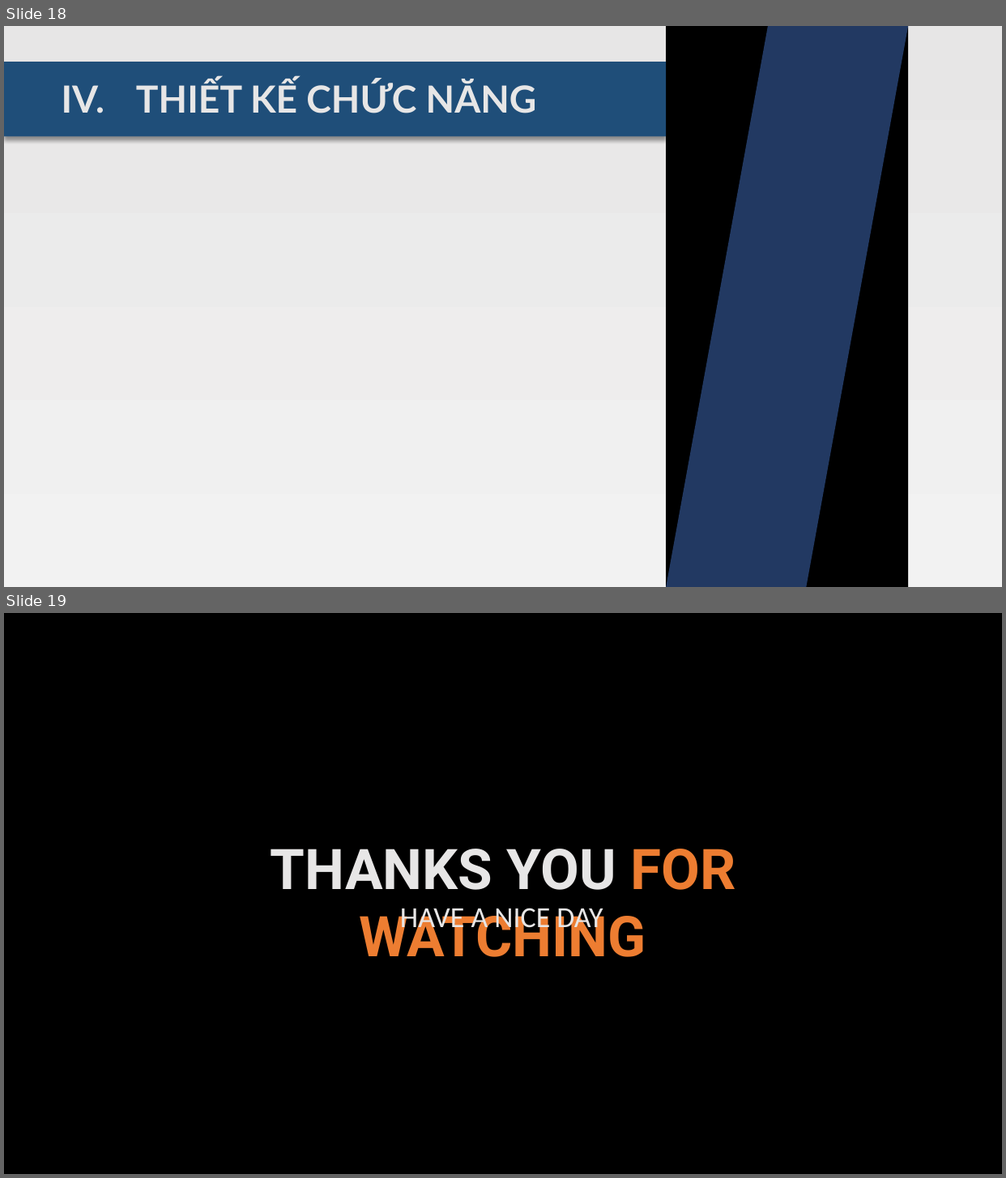
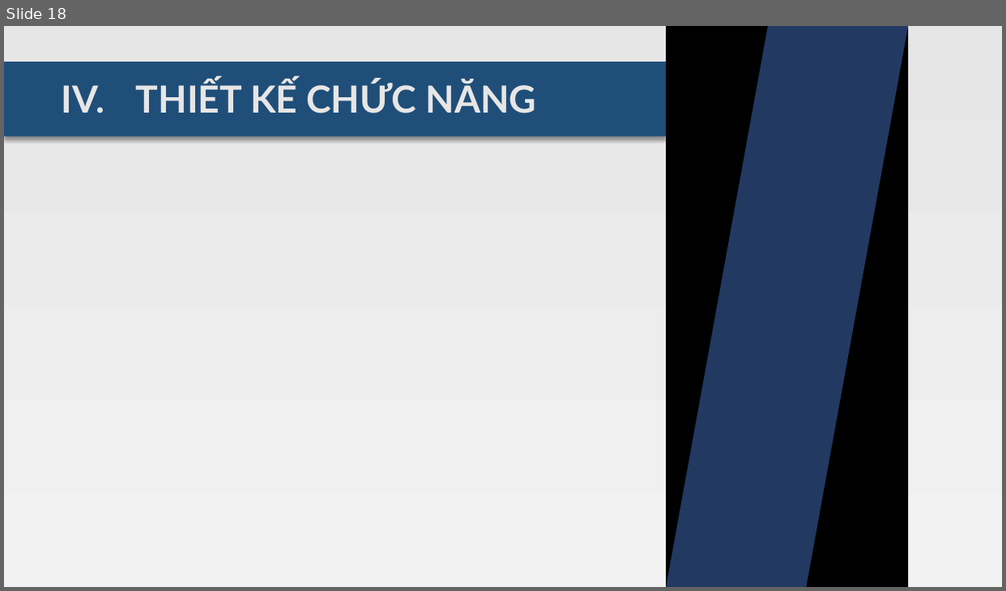
Before and after one commit to diennttlu/Graduation-Project, a slide deck: documents/implementations/slide.pptx. Shown one above the other, each under a label of ours: slides 18 and 19 before the commit, slide 18 after it. The pictures are 1006x1178 and 1006x591 pixels, drawn with LibreOffice and Linux fonts; fonts in the diff are those of the drawing. Boxes give left, top, right and bottom in pixels: in the first picture for what was removed or moved away, otherwise in the second. Text is boxed around its words. In the diff, an @@ line names an element or a change of style, - is before the commit and + after.

```diff
--- a/documents/implementations/slide.pptx
+++ b/documents/implementations/slide.pptx
@@ slide 19 removed at (4,613,1002,1174), background gradient #E7E6E6 to #F2F2F2 @@
@@ rectangle removed at (4,613,1002,1174) @@
@@ text removed at (270,849,735,957) @@
-THANKS YOU FOR WATCHING
@@ text removed at (400,904,603,935) @@
-HAVE A NICE DAY
```
Also in this commit, not shown: 10 slides added, 3 other files.
